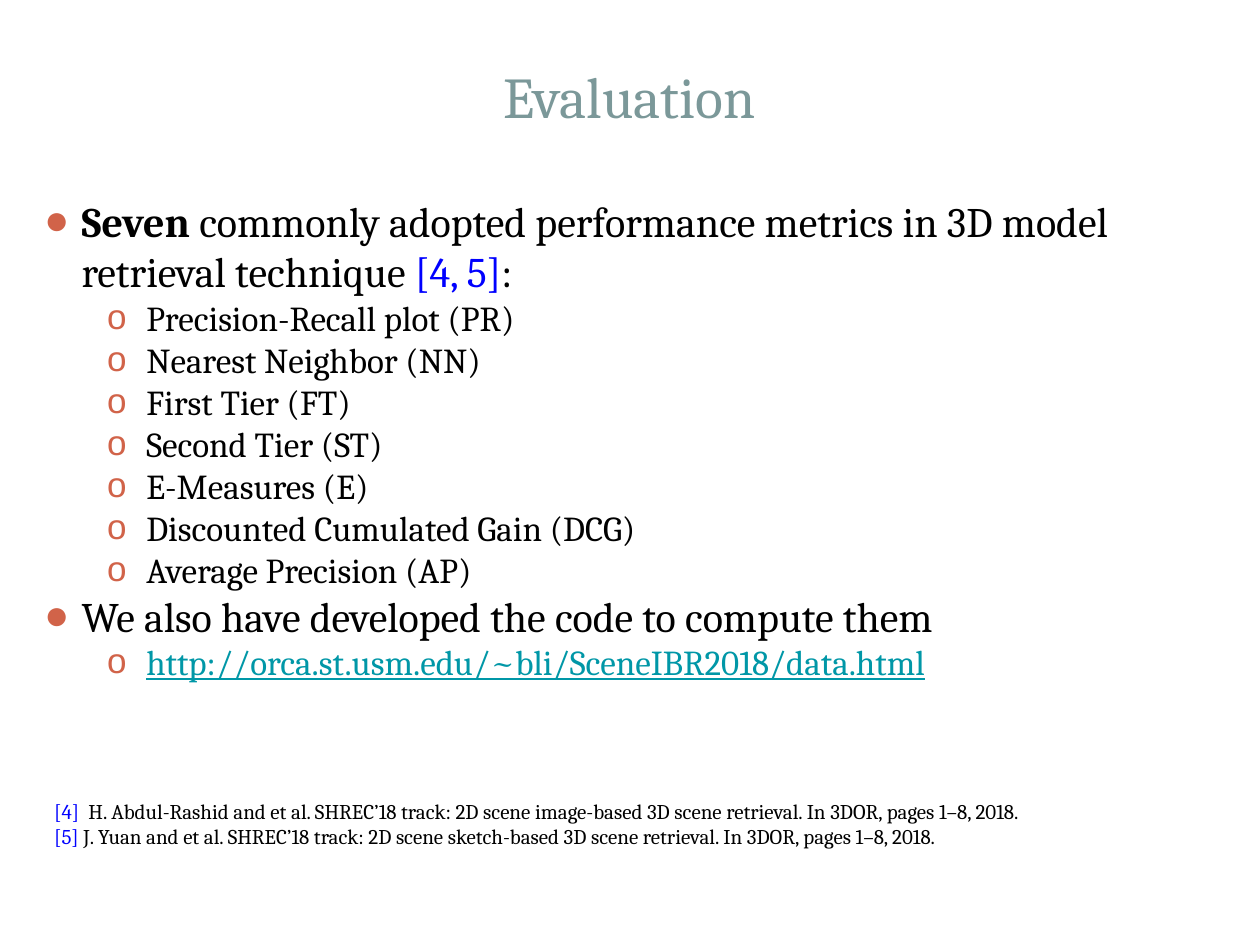
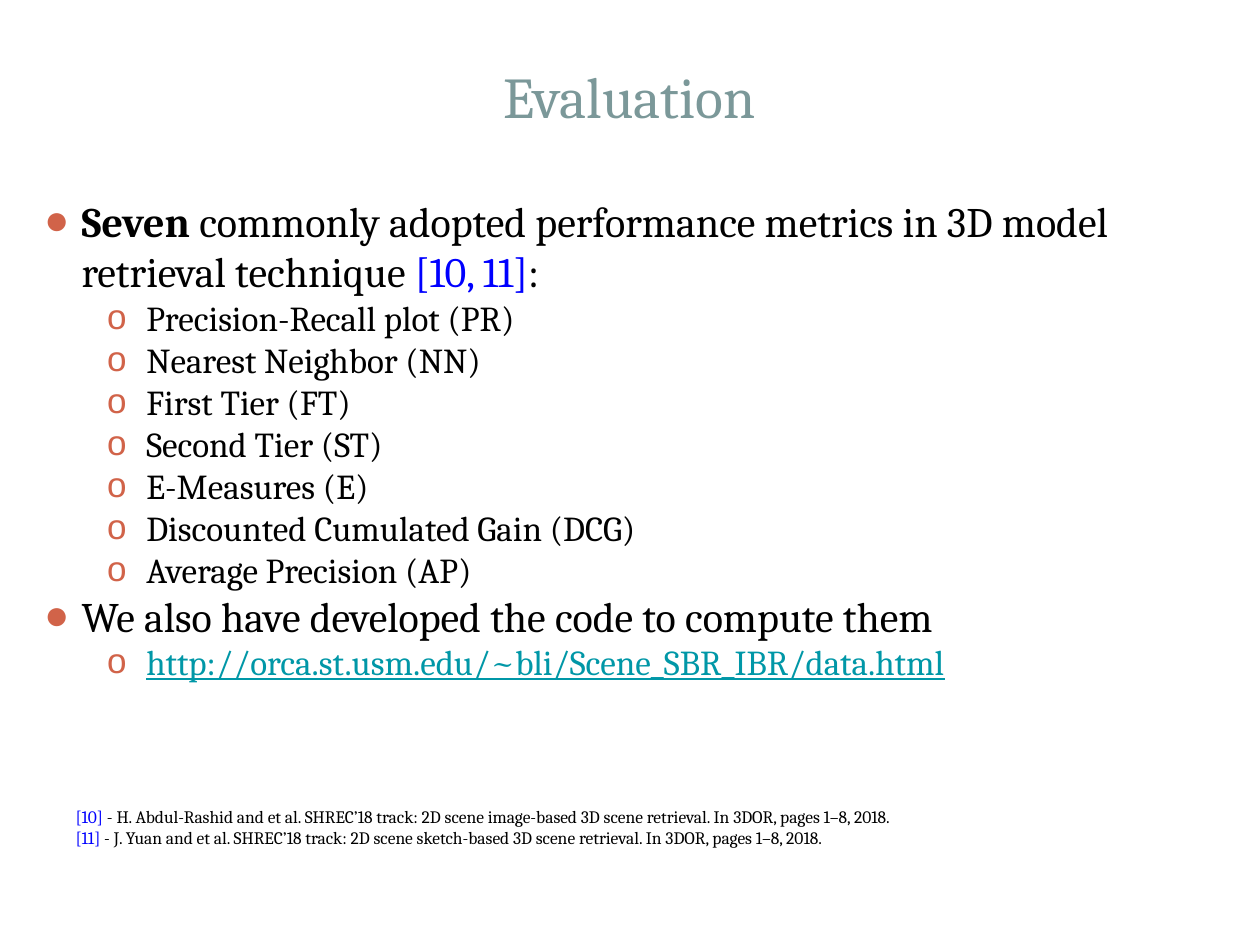
Before and after one commit to Hammania689/shrec_2019, a slide deck: slide 16 of mipr_slides/MIPR.pptx. Drawn at 1260x945 pixels with LibreOffice and Linux fonts; fonts in the diff are those of the drawing. Boxes give left, top, right and bottom in pixels: in the first picture for what was removed or moved away, otherwise in the second. Text is boxed around its words. In the diff, an @@ line names an element or a change of style, - is before the commit and + after.

```diff
--- a/mipr_slides/MIPR.pptx
+++ b/mipr_slides/MIPR.pptx
@@ text at [82, 207, 1108, 296]: text changed @@
-● Seven commonly adopted performance metrics in 3D model retrieval technique [4, 5]:
+● Seven commonly adopted performance metrics in 3D model retrieval technique [10, 11]:
@@ text at [146, 650, 944, 683]: text changed @@
-  o http://orca.st.usm.edu/~bli/SceneIBR2018/data.html
+  o http://orca.st.usm.edu/~bli/Scene_SBR_IBR/data.html
@@ text at [76, 810, 890, 848]: text changed; size 12 to 10 pt @@
-[4] H. Abdul-Rashid and et al. SHREC’18 track: 2D scene image-based 3D scene retrieval. In 3DOR, pages 1–8, 2018.
-[5] J. Yuan and et al. SHREC’18 track: 2D scene sketch-based 3D scene retrieval. In 3DOR, pages 1–8, 2018.
+[10] - H. Abdul-Rashid and et al. SHREC’18 track: 2D scene image-based 3D scene retrieval. In 3DOR, pages 1–8, 2018.
+[11] - J. Yuan and et al. SHREC’18 track: 2D scene sketch-based 3D scene retrieval. In 3DOR, pages 1–8, 2018.
```
Also in this commit, not shown: 16 other slides changed, 2 slides added, 4 slides removed, 2 other files.
